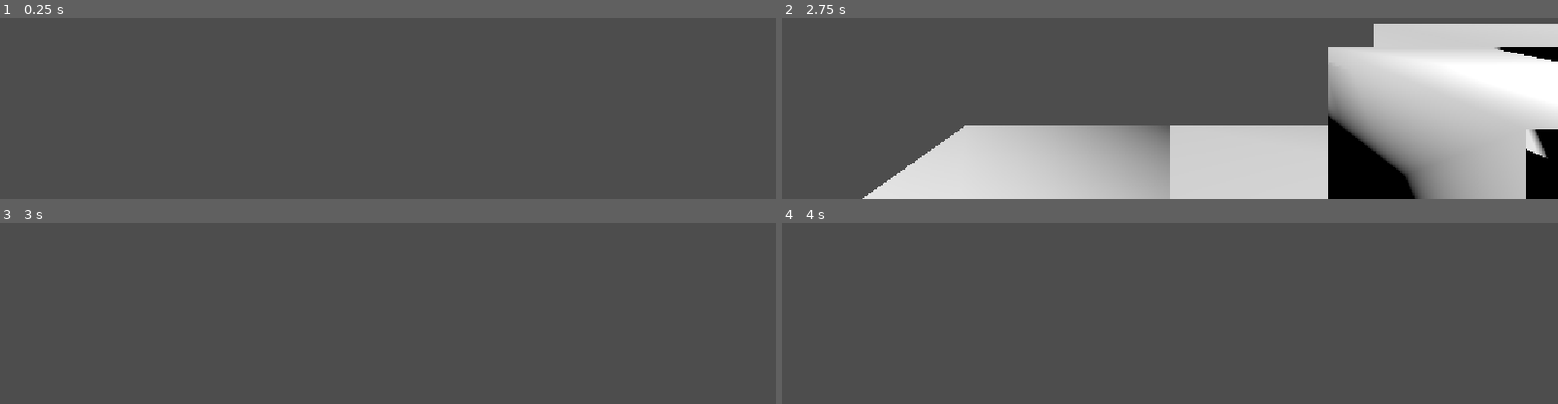
Above: before the commit, frames 1-4 (two rows, left to right).
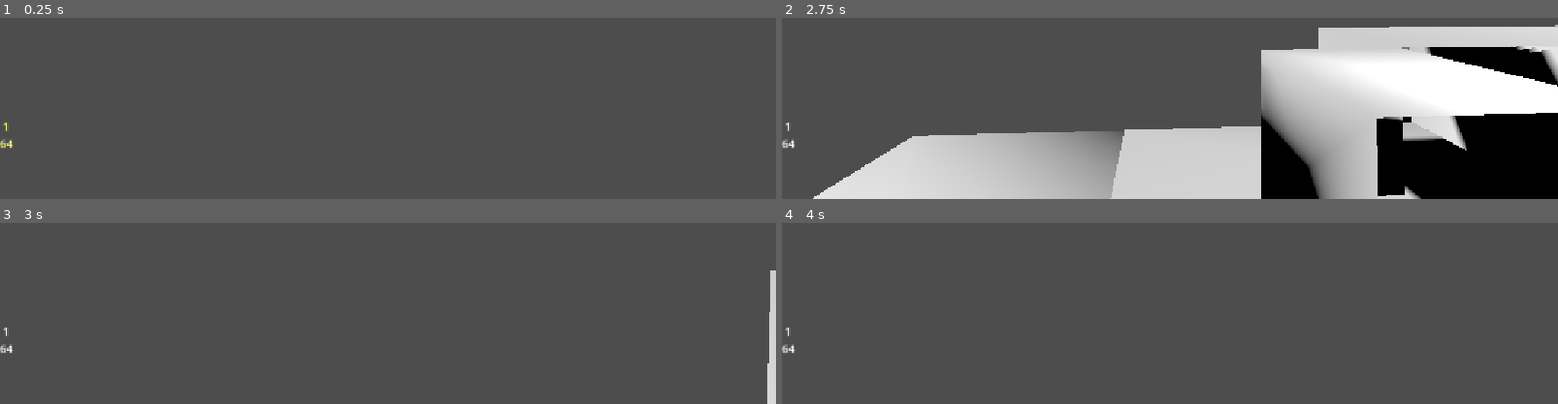
Above: after the commit, the same moments.

Repository: etper/pimpekcraft
Game: Godot game, scene res://scenes/Main.tscn
Two runs of this game, one before a commit and one after it. Both use one fixed random seed, a clock stepped at 60 frames per second and the inputs below.
Inputs (mouse positions are in pixels of both pictures, inside the frame that each line leads up to):
- Up to frame 1 (0.25 s): no input
- Up to frame 2 (2.75 s): tap Enter (ui_accept) at 0.5, 1.25, 2 s; move the mouse to (outside the picture) at 0.52 s; hold 1 (slot_1, bound only after the commit) 0.53-1.28 s; hold W (move_forward) from 0.53 s (still down); click (outside the picture) at 0.67 s; tap Space (jump) at 0.77, 1.52 s; tap 2 (slot_2, bound only after the commit) at 0.8, 1.35, 2.3 s; move the mouse to (outside the picture) at 1.27 s; click (outside the picture) at 1.42 s; tap 1 (slot_1, bound only after the commit) at 1.55 s; move the mouse to (outside the picture) at 2.02 s; hold 1 (slot_1, bound only after the commit) from 2.03 s (still down); click (outside the picture) at 2.17 s
- Up to frame 3 (3 s): keep holding W (move_forward); move the mouse to (outside the picture) at 2.77 s; release 1 (slot_1, bound only after the commit) at 2.78 s; tap 2 (slot_2, bound only after the commit) at 2.85 s; click (outside the picture) at 2.92 s
- Up to frame 4 (4 s): keep holding W (move_forward); tap Space (jump) at 3.02, 3.77 s; tap 1 (slot_1, bound only after the commit) at 3.05 s; tap Enter (ui_accept) at 3.5 s; move the mouse to (outside the picture) at 3.52 s; hold 1 (slot_1, bound only after the commit) from 3.53 s (still down); click (outside the picture) at 3.67 s; tap 2 (slot_2, bound only after the commit) at 3.8 s

The runs differ from the first frame. In frame 1, less than 0.1% of the frame differs, in the area x 0-2%, y 57-73%; in frame 2, 35%, in the area x 0-100%, y 3-100%; in frame 3, 0.7%; in frame 4, less than 0.1%.
Error before the commit: Parse Error: Export type can only be built-in, a resource, a node, or an enum. (res://scripts/inventory_ui.gd:3)

Commit message:
inventory p3

Diff:
--- a/project.godot
+++ b/project.godot
@@ -51,6 +51,46 @@
 "events": [Object(InputEventKey,"resource_local_to_scene":false,"resource_name":"","device":-1,"window_id":0,"alt_press …(191 unchanged characters)…
 ]
 }
+slot_1={
+"deadzone": 0.2,
+"events": [Object(InputEventKey,"resource_local_to_scene":false,"resource_name":"","device":-1,"window_id":0,"alt_pressed":false,"shift_pressed":false,"ctrl_pressed":false,"meta_pressed":false,"pressed":false,"keycode":0,"physical_keycode":49,"key_label":0,"unicode":49,"location":0,"echo":false,"script":null)
+]
+}
+slot_2={
+"deadzone": 0.2,
+"events": [Object(InputEventKey,"resource_local_to_scene":false,"resource_name":"","device":-1,"window_id":0,"alt_pressed":false,"shift_pressed":false,"ctrl_pressed":false,"meta_pressed":false,"pressed":false,"keycode":0,"physical_keycode":50,"key_label":0,"unicode":50,"location":0,"echo":false,"script":null)
+]
+}
+slot_3={
+"deadzone": 0.2,
+"events": [Object(InputEventKey,"resource_local_to_scene":false,"resource_name":"","device":-1,"window_id":0,"alt_pressed":false,"shift_pressed":false,"ctrl_pressed":false,"meta_pressed":false,"pressed":false,"keycode":0,"physical_keycode":51,"key_label":0,"unicode":51,"location":0,"echo":false,"script":null)
+]
+}
+slot_4={
+"deadzone": 0.2,
+"events": [Object(InputEventKey,"resource_local_to_scene":false,"resource_name":"","device":-1,"window_id":0,"alt_pressed":false,"shift_pressed":false,"ctrl_pressed":false,"meta_pressed":false,"pressed":false,"keycode":0,"physical_keycode":52,"key_label":0,"unicode":52,"location":0,"echo":false,"script":null)
+]
+}
+slot_5={
+"deadzone": 0.2,
+"events": [Object(InputEventKey,"resource_local_to_scene":false,"resource_name":"","device":-1,"window_id":0,"alt_pressed":false,"shift_pressed":false,"ctrl_pressed":false,"meta_pressed":false,"pressed":false,"keycode":0,"physical_keycode":53,"key_label":0,"unicode":53,"location":0,"echo":false,"script":null)
+]
+}
+slot_6={
+"deadzone": 0.2,
+"events": [Object(InputEventKey,"resource_local_to_scene":false,"resource_name":"","device":-1,"window_id":0,"alt_pressed":false,"shift_pressed":false,"ctrl_pressed":false,"meta_pressed":false,"pressed":false,"keycode":0,"physical_keycode":54,"key_label":0,"unicode":54,"location":0,"echo":false,"script":null)
+]
+}
+slot_7={
+"deadzone": 0.2,
+"events": [Object(InputEventKey,"resource_local_to_scene":false,"resource_name":"","device":-1,"window_id":0,"alt_pressed":false,"shift_pressed":false,"ctrl_pressed":false,"meta_pressed":false,"pressed":false,"keycode":0,"physical_keycode":55,"key_label":0,"unicode":55,"location":0,"echo":false,"script":null)
+]
+}
+slot_8={
+"deadzone": 0.2,
+"events": [Object(InputEventKey,"resource_local_to_scene":false,"resource_name":"","device":-1,"window_id":0,"alt_pressed":false,"shift_pressed":false,"ctrl_pressed":false,"meta_pressed":false,"pressed":false,"keycode":0,"physical_keycode":56,"key_label":0,"unicode":56,"location":0,"echo":false,"script":null)
+]
+}
 
 [physics]
 
--- a/scenes/InventoryUI.tscn
+++ b/scenes/InventoryUI.tscn
@@ -7,11 +7,13 @@
 
 [node name="Control" type="Control" parent="." unique_id=221514640]
 layout_mode = 3
-anchors_preset = 15
+anchors_preset = 12
+anchor_top = 1.0
 anchor_right = 1.0
 anchor_bottom = 1.0
+offset_top = -120.0
 grow_horizontal = 2
-grow_vertical = 2
+grow_vertical = 0
 
 [node name="HBoxContainer" type="HBoxContainer" parent="Control" unique_id=609404296]
 layout_mode = 0
--- a/scripts/inventory.gd
+++ b/scripts/inventory.gd
@@ -1,6 +1,7 @@
 class_name Inventory
 
 const SLOT_COUNT = 36
+const MAX_STACK = 64
 
 var slots = []
 var selected_slot = 0
@@ -8,11 +9,58 @@
 func _init():
 	slots.resize(SLOT_COUNT)
 
+
 func add_item(id, amount):
-	pass
+	# Try to add to an existing stack first
+	for i in range(SLOT_COUNT):
+		var slot = slots[i]
 
-func remove_item(slot):
-	pass
+		if slot != null and slot.id == id and slot.amount < MAX_STACK:
+			var space = MAX_STACK - slot.amount
+			var add = min(space, amount)
+
+			slot.amount += add
+			amount -= add
+
+			if amount <= 0:
+				return true
+
+	# Put remaining items into empty slots
+	for i in range(SLOT_COUNT):
+		if slots[i] == null:
+			var add = min(MAX_STACK, amount)
+
+			slots[i] = {
+				"id": id,
+				"amount": add
+			}
+
+			amount -= add
+
+			if amount <= 0:
+				return true
+
+	return false
+
+
+func remove_item(slot_index, amount := 1):
+	if slot_index < 0 or slot_index >= SLOT_COUNT:
+		return
+
+	var slot = slots[slot_index]
+
+	if slot == null:
+		return
+
+	slot.amount -= amount
+
+	if slot.amount <= 0:
+		slots[slot_index] = null
+
+
+func remove_selected(amount := 1):
+	remove_item(selected_slot, amount)
+
 
 func get_selected():
-	pass
+	return slots[selected_slot]
--- a/scripts/inventory_ui.gd
+++ b/scripts/inventory_ui.gd
@@ -1,6 +1,59 @@
 extends CanvasLayer
 
-@export var inventory : Inventory
+var inventory : Inventory
+
+@onready var slots = [
+	$Control/HBoxContainer/Slot0,
+	$Control/HBoxContainer/Slot1,
+	$Control/HBoxContainer/Slot2,
+	$Control/HBoxContainer/Slot3,
+	$Control/HBoxContainer/Slot4,
+	$Control/HBoxContainer/Slot5,
+	$Control/HBoxContainer/Slot6,
+	$Control/HBoxContainer/Slot7,
+	$Control/HBoxContainer/Slot8
+]
+
+func get_slot(index):
+	return $Control/HBoxContainer.get_child(index)
+
+func _ready():
+	for slot in slots:
+		var label = Label.new()
+		label.name = "Label"
+		label.horizontal_alignment = HORIZONTAL_ALIGNMENT_CENTER
+		label.vertical_alignment = VERTICAL_ALIGNMENT_CENTER
+		label.anchors_preset = Control.PRESET_FULL_RECT
+		slot.add_child(label)
+
+	refresh()
 
 func refresh():
-	pass
+	if inventory == null:
+		return
+
+	for i in range(9):
+		var panel = get_slot(i)
+
+		var label
+		if panel.has_node("Label"):
+			label = panel.get_node("Label")
+		else:
+			label = Label.new()
+			label.name = "Label"
+			label.horizontal_alignment = HORIZONTAL_ALIGNMENT_CENTER
+			label.vertical_alignment = VERTICAL_ALIGNMENT_CENTER
+			label.anchors_preset = Control.PRESET_FULL_RECT
+			panel.add_child(label)
+
+		var slot = inventory.slots[i]
+
+		if slot == null:
+			label.text = ""
+		else:
+			label.text = str(slot["id"]) + "\n" + str(slot["amount"])
+
+		if i == inventory.selected_slot:
+			panel.modulate = Color(1, 1, 0.5)
+		else:
+			panel.modulate = Color(1, 1, 1)
--- a/scripts/player.gd
+++ b/scripts/player.gd
@@ -10,26 +10,37 @@
 
 @onready var ray = $CameraPivot/Camera3D/RayCast3D
 @onready var world = get_node("/root/Main/World")
+@onready var inventory_ui = get_node("/root/Main/InventoryUi")
+
 var inventory := Inventory.new()
 
 func _ready():
     Input.mouse_mode = Input.MOUSE_MODE_CAPTURED
+
+    inventory_ui.inventory = inventory
+
     inventory.add_item(ItemDB.Block.DIRT, 64)
+
+    inventory_ui.refresh()
 
 func _unhandled_input(event):
 
     if event.is_action_pressed("slot_1"):
-        inventory.selected_slot = 0
+       inventory.selected_slot = 0
+       inventory_ui.refresh()
 
     if event.is_action_pressed("slot_2"):
         inventory.selected_slot = 1
+        inventory_ui.refresh()
 
     if event is InputEventMouseButton:
         if event.button_index == MOUSE_BUTTON_WHEEL_UP:
             inventory.selected_slot = (inventory.selected_slot + 8) % 9
+            inventory_ui.refresh()
 
         elif event.button_index == MOUSE_BUTTON_WHEEL_DOWN:
             inventory.selected_slot = (inventory.selected_slot + 1) % 9
+            inventory_ui.refresh()
 
     if event is InputEventMouseButton and event.pressed:
         if ray.is_colliding():
@@ -44,6 +55,7 @@
 
                 if block_id != ItemDB.Block.AIR:
                     inventory.add_item(block_id, 1)
+                    inventory_ui.refresh()
 
             elif event.button_index == MOUSE_BUTTON_RIGHT:
                 var place_pos = Vector3i((point + normal * 0.5).floor())
@@ -53,6 +65,7 @@
                 if slot != null:
                     world.place_block(place_pos, slot.id)
                     inventory.remove_selected(1)
+                    inventory_ui.refresh()
 
     if Input.is_action_just_pressed("ui_cancel"):
         Input.mouse_mode = Input.MOUSE_MODE_VISIBLE
